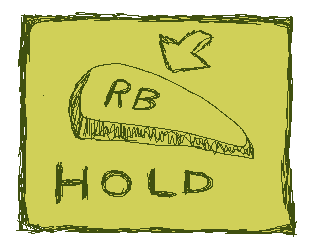
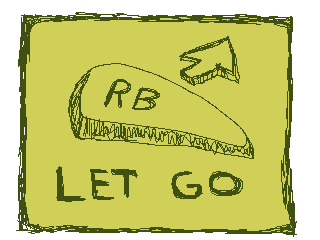
Revision of a layered 320x240 image; what changed, layer by layer:
added layer "Paint Layer 4" (2nd of 3) above "Paint Layer 4" over box(43, 30, 243, 204)
hid "Paint Layer 4" (3rd of 3) over box(43, 30, 243, 204)
